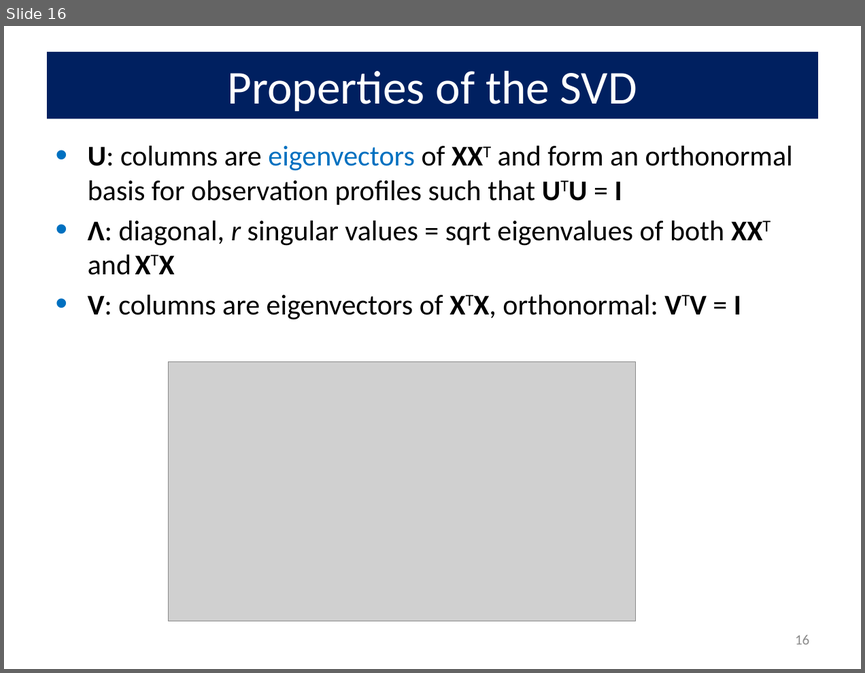
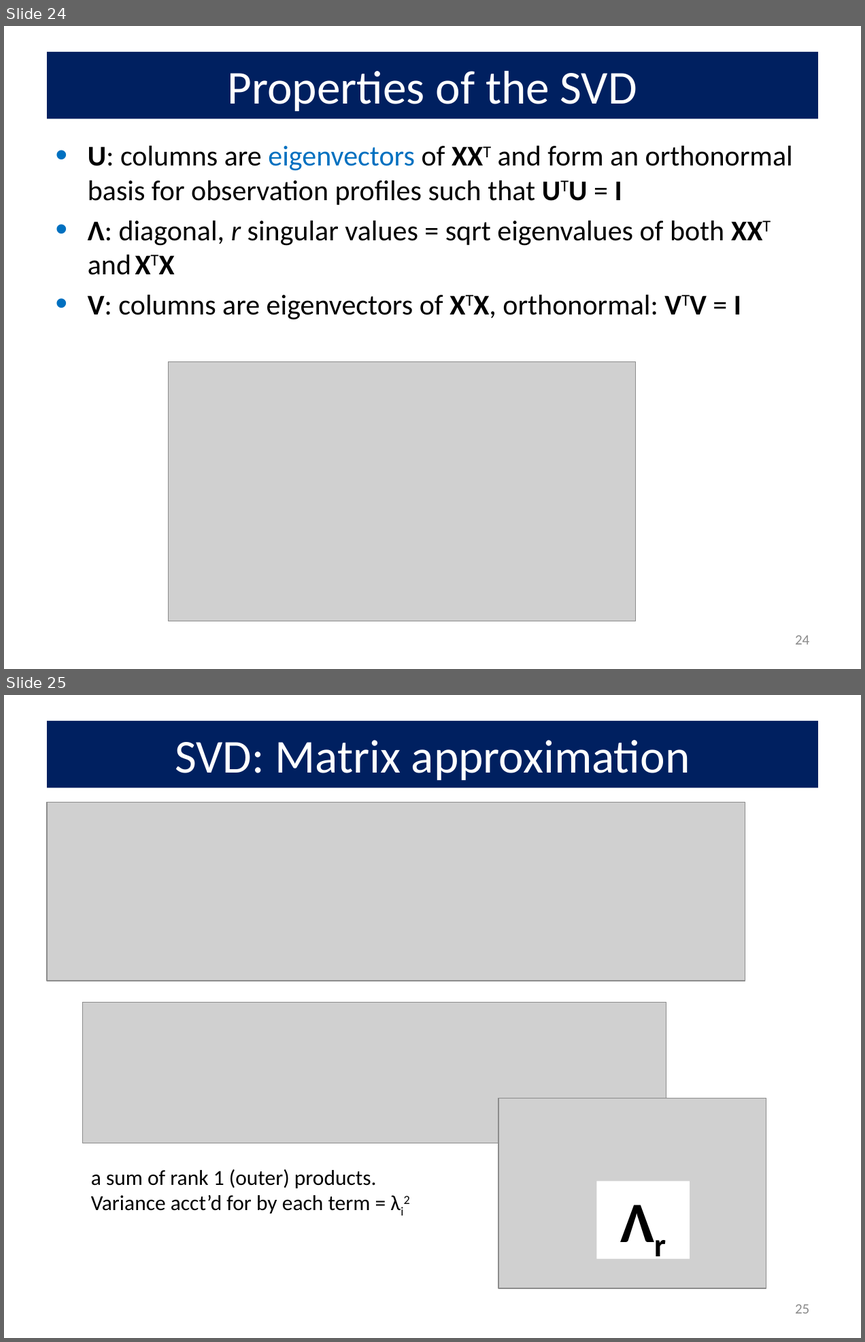
Before and after one commit to friendly/psy6136, a slide deck: docs/lectures/05-Corresp.pptx. Shown one above the other, each under a label of ours: slide 16 before the commit, slides 24 and 25 after it. The pictures are 865x673 and 865x1342 pixels, drawn with LibreOffice and Linux fonts; fonts in the diff are those of the drawing; grey boxes stand for pictures. Boxes give left, top, right and bottom in pixels: in the first picture for what was removed or moved away, otherwise in the second. Text is boxed around its words. In the diff, an @@ line names an element or a change of style, - is before the commit and + after.

```diff
--- a/docs/lectures/05-Corresp.pptx
+++ b/docs/lectures/05-Corresp.pptx
@@ slide 25 added at <box>4,695,861,1338</box>, background #FFFFFF @@
@@ title added at <box>47,721,818,787</box>, fill #002060, 39.6 pt, text #FFFFFF @@
+SVD: Matrix approximation
@@ picture added at <box>47,802,745,981</box> @@
@@ picture added at <box>83,1002,666,1143</box> @@
@@ picture added at <box>498,1098,766,1288</box> @@
@@ text added at <box>91,1169,377,1213</box>, 18 pt, text #000000 @@
+a sum of rank 1 (outer) products.
+Variance acct’d for by each term = λi2
@@ rectangle added at <box>597,1181,689,1259</box>, fill #FFFFFF, 48 pt, text #000000, bold @@
+Λr
@@ page number added at <box>795,1304,809,1313</box>, 12 pt, text #8C8C8C @@
+25
@@ what was slide 16 is now slide 24 @@
@@ page number at <box>795,635,809,644</box>: text changed @@
-16
+24
```
Also in this commit, not shown: 11 slides changed, 8 other slides added, 11 other files.
